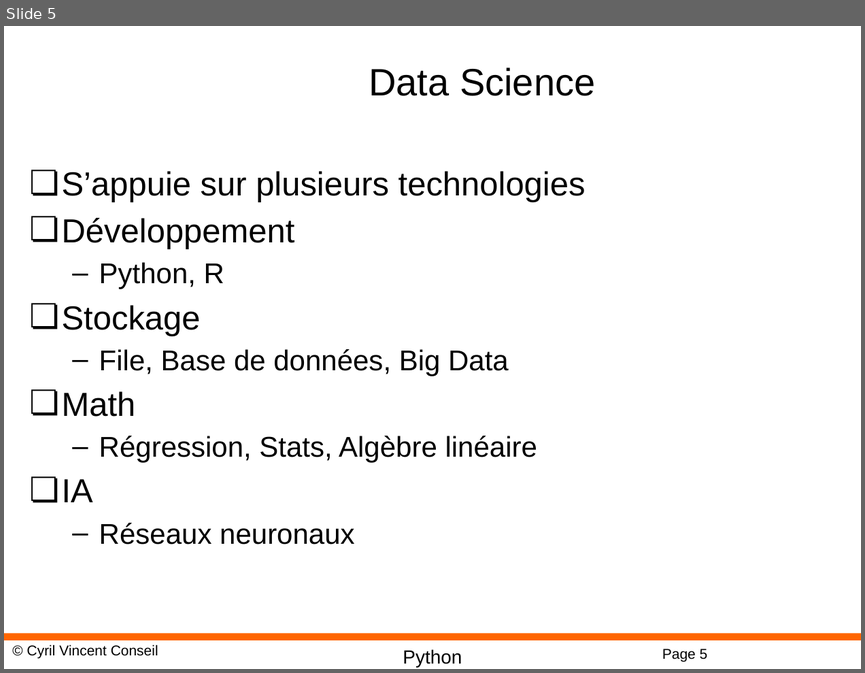
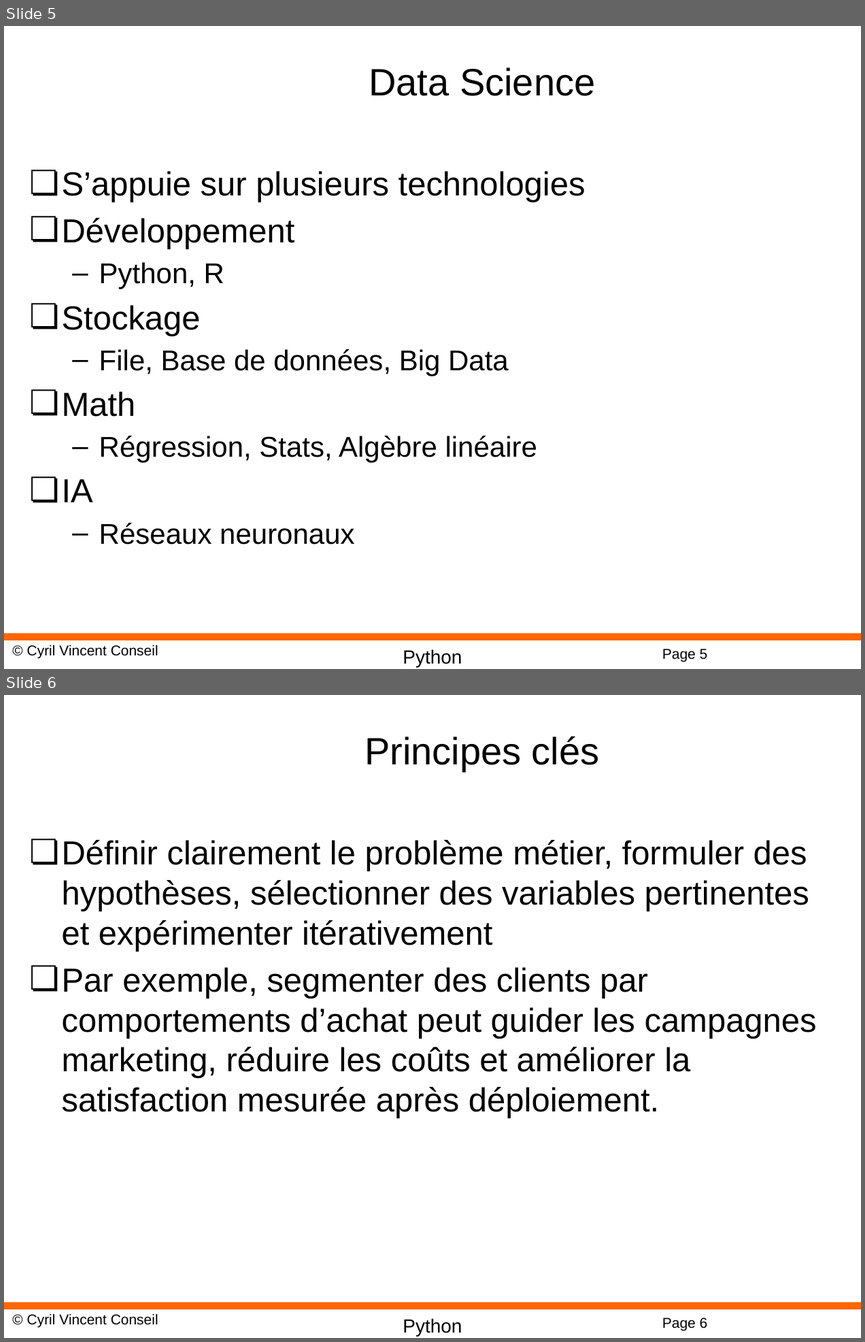
Before and after one commit to cyrilvincent/AI, a slide deck: AI02-DataScience.pptx. Shown one above the other, each under a label of ours: slide 5 before the commit, slides 5 and 6 after it. The pictures are 865x673 and 865x1342 pixels, drawn with LibreOffice and Linux fonts; fonts in the diff are those of the drawing; background and template pictures are left out. Boxes give left, top, right and bottom in pixels: in the first picture for what was removed or moved away, otherwise in the second. Text is boxed around its words. In the diff, an @@ line names an element or a change of style, - is before the commit and + after.

```diff
--- a/AI02-DataScience.pptx
+++ b/AI02-DataScience.pptx
@@ slide 6 added at [4, 695, 861, 1338], background #FFFFFF; not listed: 4 template elements that a slide beside it also shows @@
@@ title added at [364, 736, 600, 772], 32 pt, text #000000 @@
+Principes clés
@@ text added at [62, 840, 817, 1118], 28 pt, text #000000 @@
+❏ Définir clairement le problème métier, formuler des hypothèses, sélectionner des variables pertinentes et expérimenter itérativement
+❏ Par exemple, segmenter des clients par comportements d’achat peut guider les campagnes marketing, réduire les coûts et améliorer la satisfaction mesurée après déploiement.
```
Also in this commit, not shown: 1 slide changed, 15 other slides added, 23 other files.
